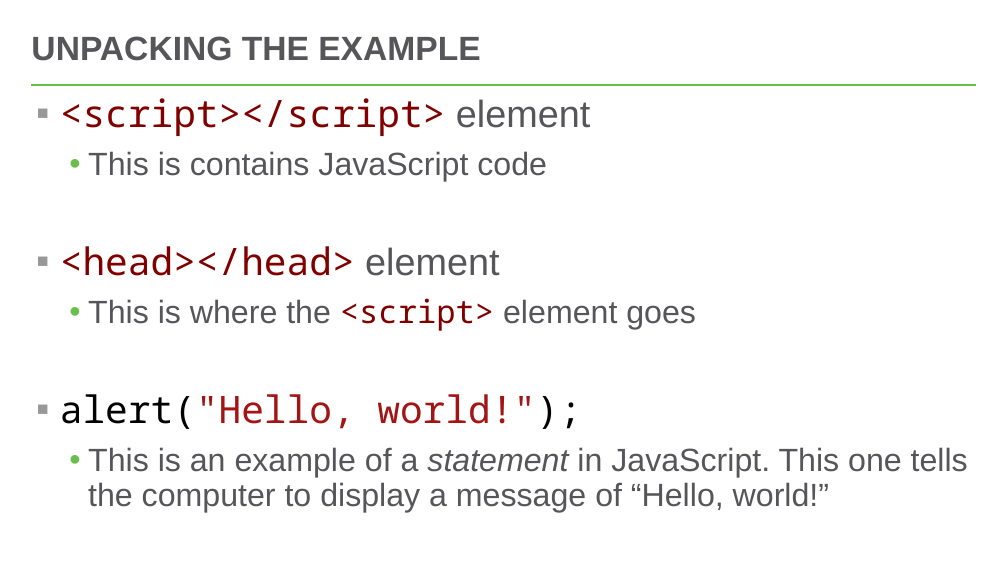
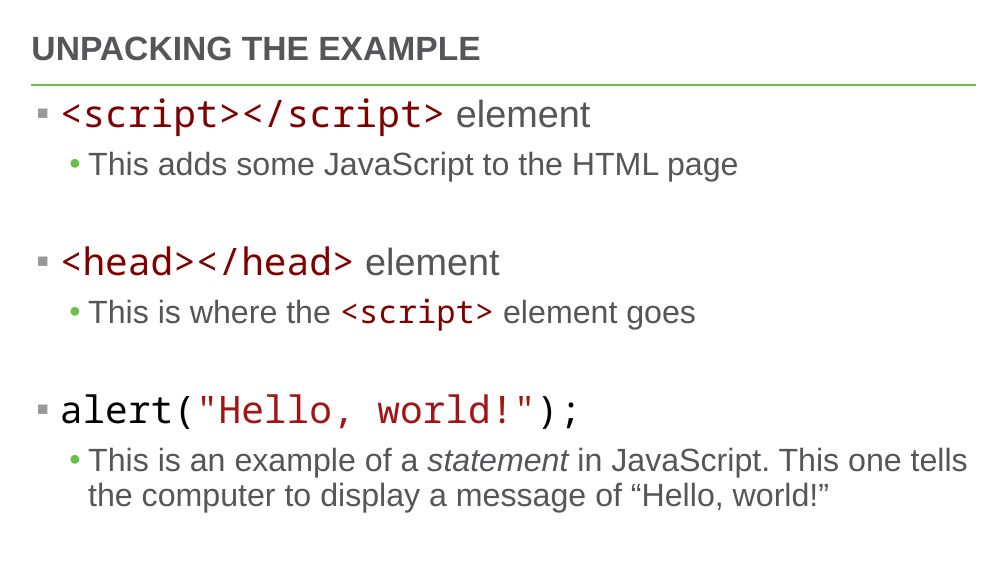
Before and after one commit to hytechclub/web-102, a slide deck: slide 6 of Week02/IntroductionToJavaScript.pptx. Drawn at 1008x567 pixels with LibreOffice and Linux fonts; fonts in the diff are those of the drawing. Boxes give left, top, right and bottom in pixels: in the first picture for what was removed or moved away, otherwise in the second. Text is boxed around its words. In the diff, an @@ line names an element or a change of style, - is before the commit and + after.

```diff
--- a/Week02/IntroductionToJavaScript.pptx
+++ b/Week02/IntroductionToJavaScript.pptx
@@ text at [88, 151, 738, 182]: text changed @@
-  • This is contains JavaScript code
+  • This adds some JavaScript to the HTML page
```
Also in this commit, not shown: 3 other slides changed, 1 slide added, 9 other files.
